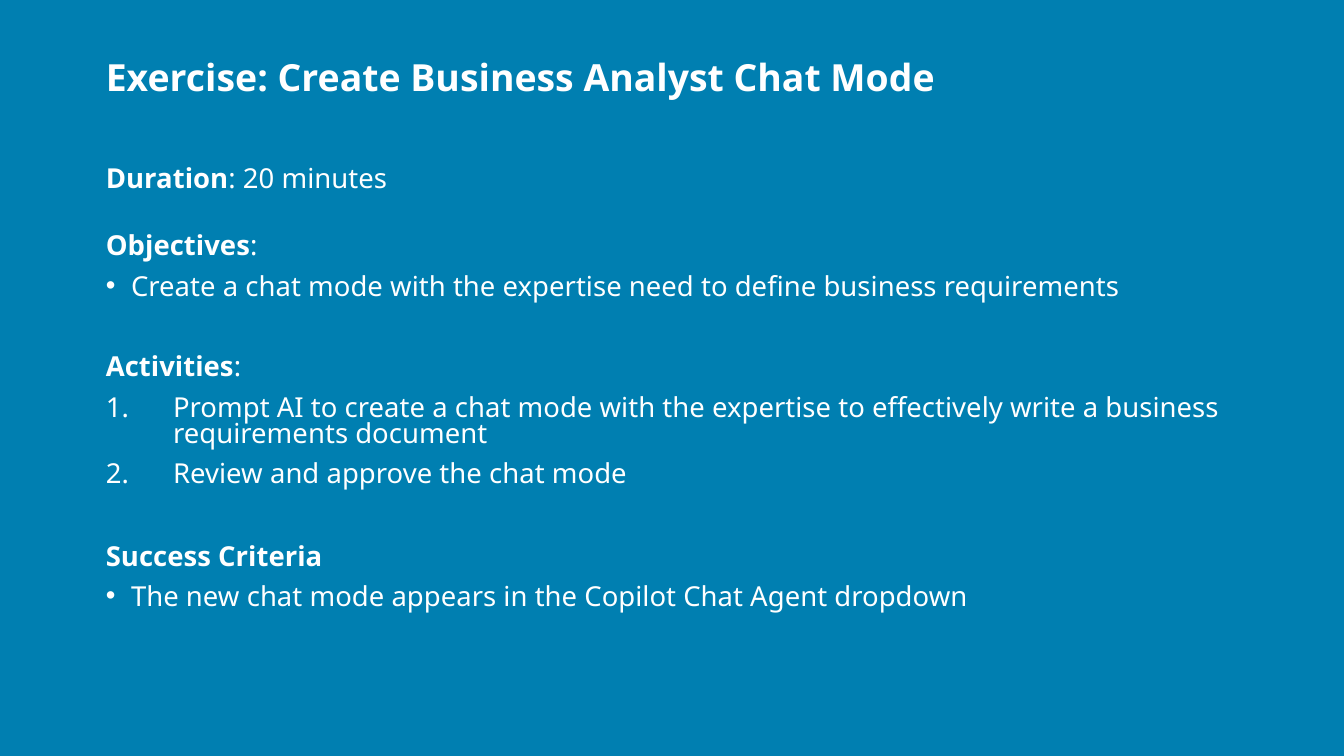
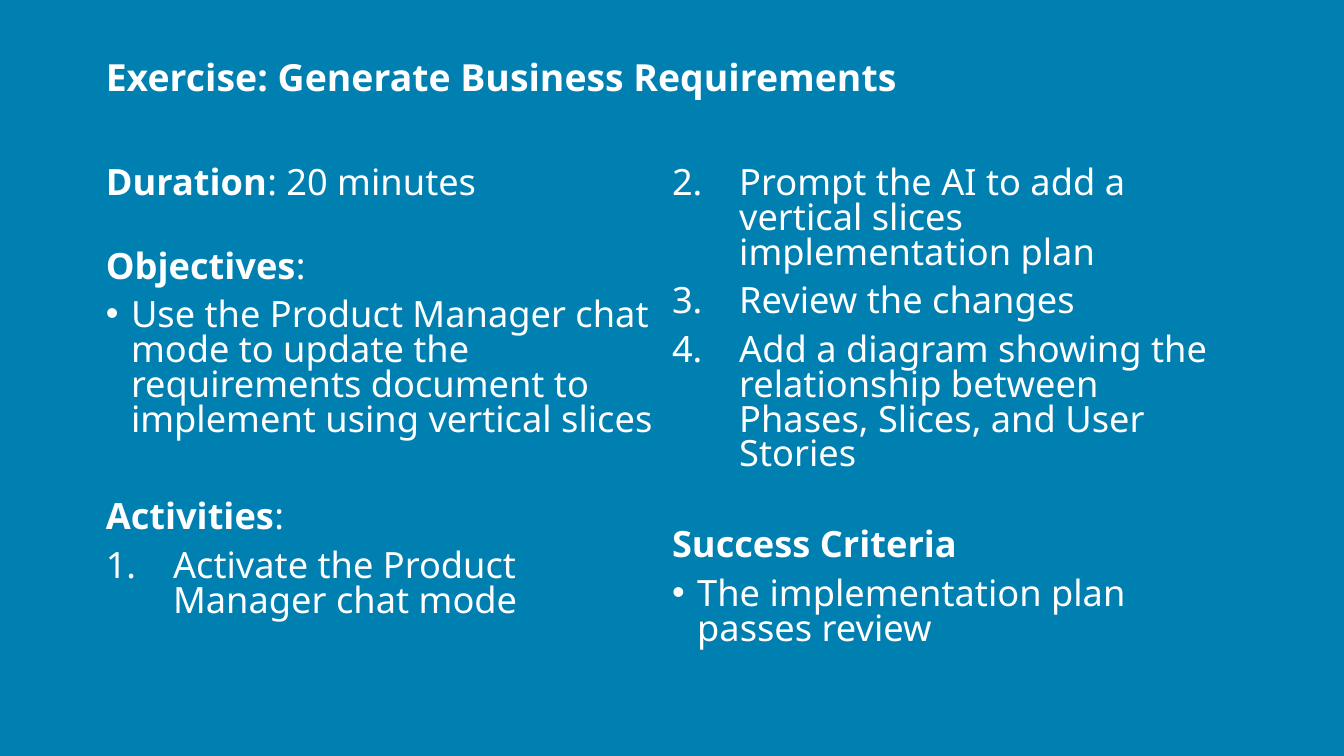
Before and after one commit to j0hnnymiller/AI-Assisted-Software-Development, a slide deck: slide 26 of Slides/AIASD-Greenfield-slides.pptx (slide 16 before the commit). Drawn at 1344x756 pixels with LibreOffice and Linux fonts; fonts in the diff are those of the drawing; background and template pictures are left out. Boxes give left, top, right and bottom in pixels: in the first picture for what was removed or moved away, otherwise in the second. Text is boxed around its words. In the diff, an @@ line names an element or a change of style, - is before the commit and + after.

Commit message:
feat: add AI-First vs. Prompt-First development slides and supporting markdown content

```diff
--- a/Slides/AIASD-Greenfield-slides.pptx
+++ b/Slides/AIASD-Greenfield-slides.pptx
@@ title at <box>106,62,896,100</box>: text changed @@
-Exercise: Create Business Analyst Chat Mode
+Exercise: Generate Business Requirements
@@ text "Duration: 20 minutes" at <box>106,167,1207,650</box>: columns 1 to 2 @@
@@ text at <box>106,167,957,558</box>: size 14.7 to 19.4 pt in "Duration: 20 minutes", "Objectives:", "Activities:", "Success Criteria" @@
@@ text at <box>173,167,1207,622</box>: text changed; size 14.7 to 19.4 pt @@
-1. Prompt AI to create a chat mode with the expertise to effectively write a business requirements document
-2. Review and approve the chat mode
+1. Activate the Product Manager chat mode
+2. Prompt the AI to add a vertical slices implementation plan
+3. Review the changes
+4. Add a diagram showing the relationship between Phases, Slices, and User Stories
@@ text at <box>131,299,652,441</box>: text changed; size 14.7 to 19.4 pt @@
-• Create a chat mode with the expertise need to define business requirements
+• Use the Product Manager chat mode to update the requirements document to implement using vertical slices
@@ text at <box>697,578,1125,650</box>: text changed; size 14.7 to 19.4 pt @@
-• The new chat mode appears in the Copilot Chat Agent dropdown
+• The implementation plan passes review
```
Also in this commit, not shown: 2 other slides changed, 15 slides added, 5 slides removed, 3 other files.
